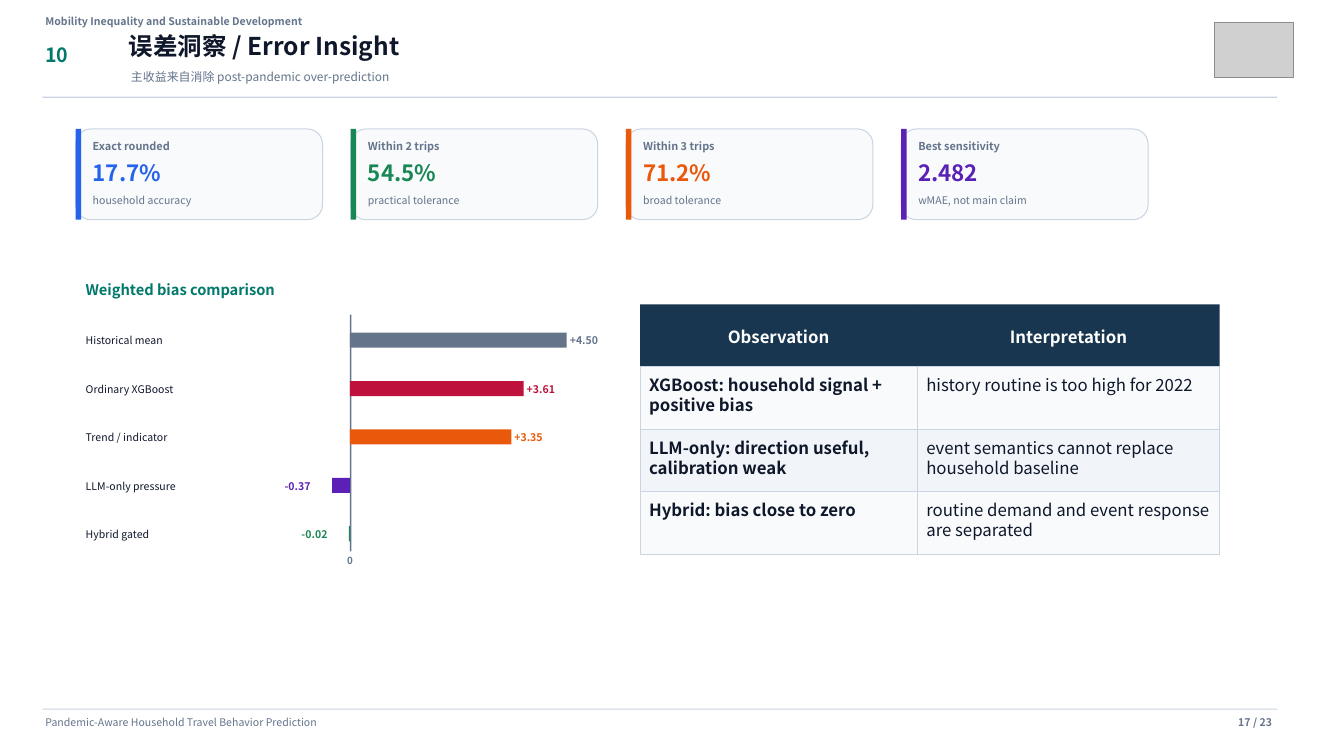
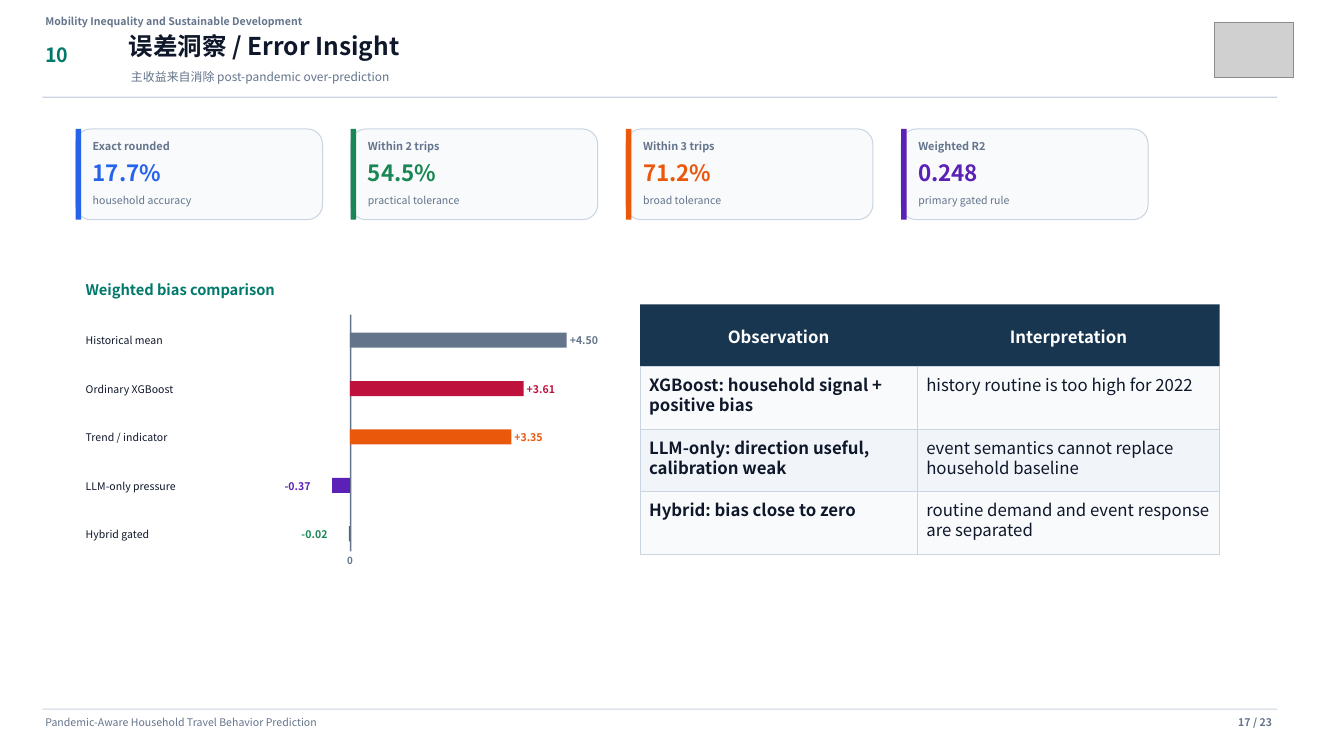
Before and after one commit to Lrving-code/NHTS-Travel-Prediction, a slide deck: slide 17 of outputs/final_project/NHTS_Travel_Behavior_Template_Presentation.pptx. Drawn at 1344x756 pixels with LibreOffice and Linux fonts; fonts in the diff are those of the drawing; grey boxes stand for pictures. Boxes give left, top, right and bottom in pixels: in the first picture for what was removed or moved away, otherwise in the second. Text is boxed around its words. In the diff, an @@ line names an element or a change of style, - is before the commit and + after.

```diff
--- a/outputs/final_project/NHTS_Travel_Behavior_Template_Presentation.pptx
+++ b/outputs/final_project/NHTS_Travel_Behavior_Template_Presentation.pptx
@@ text at (918, 141, 986, 153): text changed @@
-Best sensitivity
+Weighted R2
@@ text at (918, 164, 978, 182): text changed @@
-2.482
+0.248
@@ text at (918, 196, 1009, 207): text changed @@
-wMAE, not main claim
+primary gated rule
```
Also in this commit, not shown: 1 other slide changed, 18 other files.
